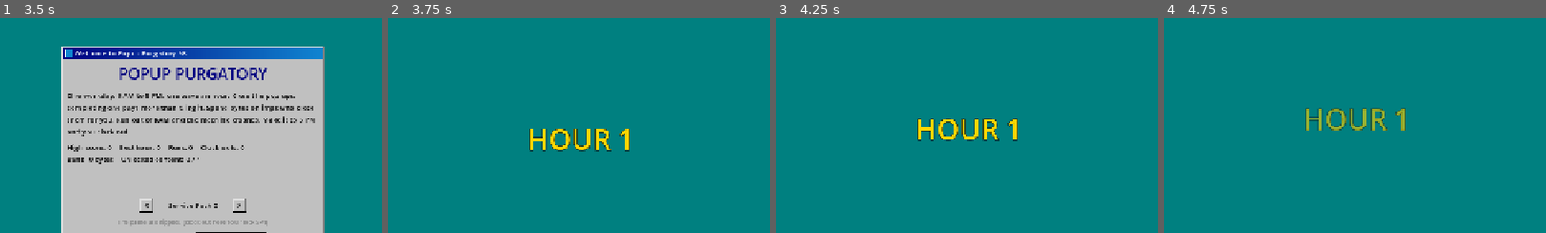
Above: before the commit, frames 1-4 (left to right).
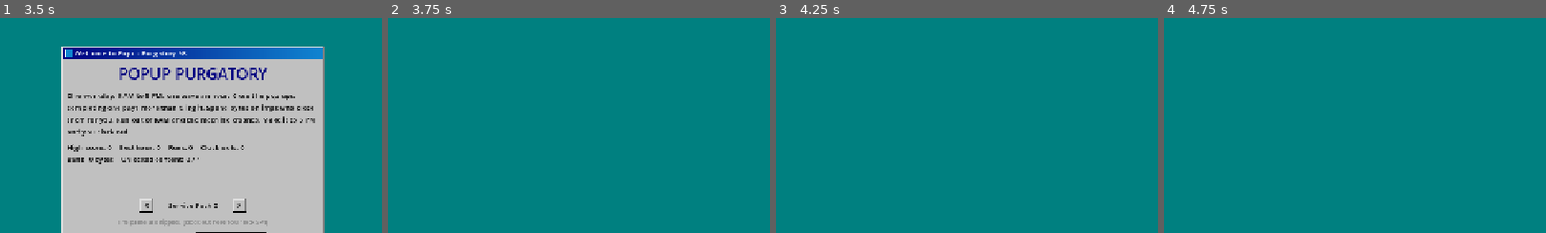
Above: after the commit, the same moments.

Repository: mmball/popup-purgatory
Game: Godot game, scene res://src/main.tscn
Same seed, same stepped clock (60 frames per second), same inputs: the game is played once before the commit and once after it.
Inputs (mouse positions are % of the whole screen's width and height, from its top left):
- Up to frame 1 (3.5 s): tap Enter at 0.5 s; move the mouse to (72, 45) at 0.52 s; tap B at 0.6 s; click (72, 45) at 0.67 s; click (55, 64) at 1.27 s; type "12" at 1.35 s; click (44, 57) at 2.02 s; click (56, 57) at 2.77 s
- Up to frame 2 (3.75 s): click (41, 69) at 3.52 s
- Up to frame 3 (4.25 s): no input
- Up to frame 4 (4.75 s): click (3, 98) at 4.25 s
The pictures show only the part of the screen within x 25-75%, y 13-63%; the shares and areas given below are measured in that part.

Frame 1 is identical in both runs. In frame 2, 1.4% of the frame differs, in the area x 37-64%, y 51-63%; in frame 3, 1.4%; in frame 4, 1.3%.

Commit message:
dev: --ui=gallery0|1|2 lays out every pop-up type for visual review
Page 0 and 1 show one of each type with the spawner off; page 2 shows the
multi-step types advanced to their later pages. Used for the pop-up
graphics review; no gameplay change.

Co-Authored-By: Claude Fable 5.1 <noreply@anthropic.com>
Claude-Session: https://claude.ai/code/session_01VWwwReRLhE6BnPNft8pmMf

Diff:
--- a/src/desktop/desktop.gd
+++ b/src/desktop/desktop.gd
@@ -110,6 +110,43 @@
 			_start_break()
 		"place":
 			_begin_place("hut")
+		"gallery0", "gallery1", "gallery2":
+			_gallery(int(str(Game.dev["ui"]).substr(7)))
+
+
+## Dev: lay out one of each pop-up type on a grid with the spawner off, for
+## visual review. Page 2 shows the multi-step types advanced to their later pages.
+func _gallery(page: int) -> void:
+	spawner.active = false
+	var ids: Array[String] = []
+	for id: String in PopupCatalog.DEFS.keys():
+		ids.append(id)
+	ids.sort()
+	var chosen: Array[String] = []
+	if page == 2:
+		chosen = ["cookie", "toolbar", "leak", "update", "captcha", "chat"]
+	else:
+		for i in range(ids.size()):
+			if i / 6 == page:
+				chosen.append(ids[i])
+	run.unlocked_popups = ["clock_out", "hundred_closed", "dojo_built"]
+	for i in range(chosen.size()):
+		var p := spawner.spawn(chosen[i])
+		p.position = Vector2(12 + (i % 3) * 424, 12 + (i / 3) * 340)
+		if page == 2:
+			var c: Node = p.content_node
+			match chosen[i]:
+				"cookie", "toolbar":
+					c.call("_goto", 1)
+				"leak":
+					c.call("_advance")
+				"update":
+					c.set("_installing", true)
+					c.get("_bar").visible = true
+				"captcha":
+					c.get("_hint").text = "Incorrect. Try again."
+				"chat":
+					c.get("_input").text = "help me"
 	_banner("HOUR 1", Color("ffd700"))
 
 
Not shown, changed: CLAUDE.md
